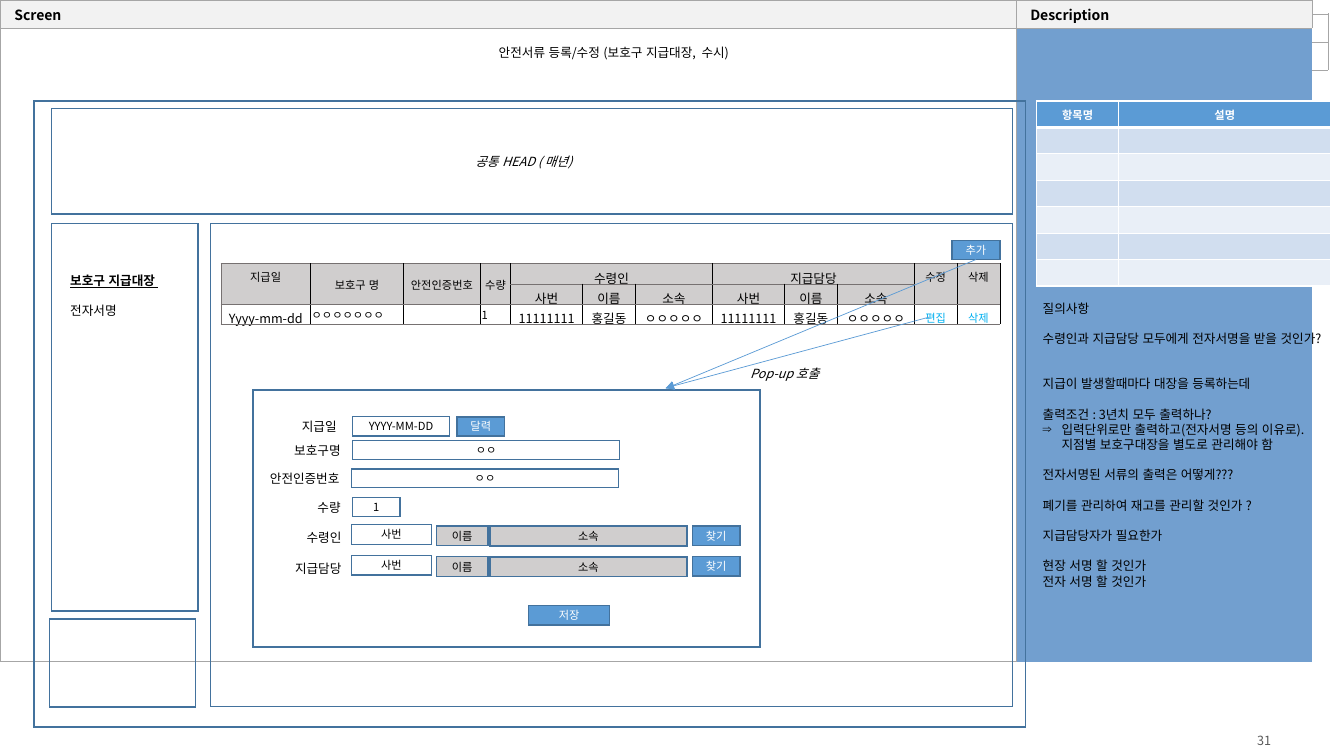
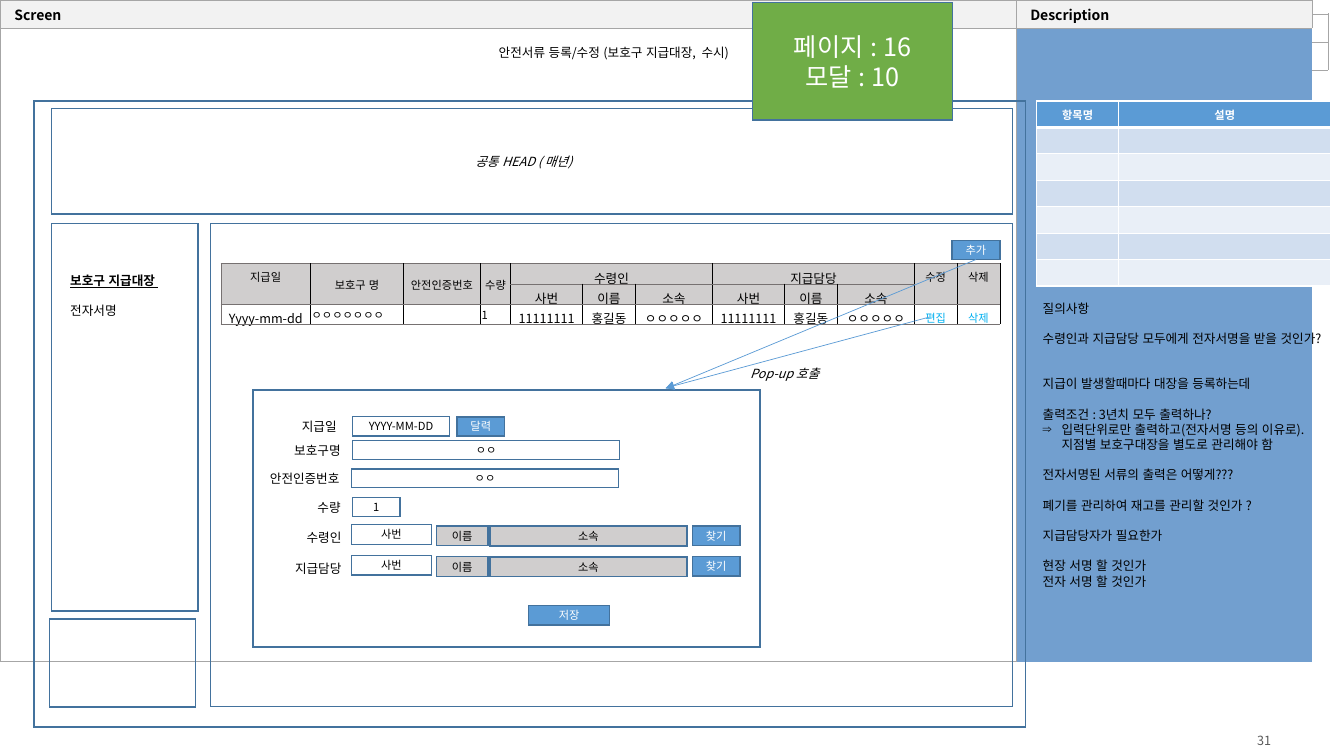
Before and after one commit to yamdeng/ktds-publish, a slide deck: slide 31 of docs/화면설계_안전서류관리_20210701.pptx. Drawn at 1344x756 pixels with LibreOffice and Linux fonts; fonts in the diff are those of the drawing. Boxes give left, top, right and bottom in pixels: in the first picture for what was removed or moved away, otherwise in the second. Text is boxed around its words. In the diff, an @@ line names an element or a change of style, - is before the commit and + after.

```diff
--- a/docs/화면설계_안전서류관리_20210701.pptx
+++ b/docs/화면설계_안전서류관리_20210701.pptx
@@ rectangle added at (x1=753, y1=3, x2=953, y2=121), fill #70AD47, outline #43739E 1 pt, 18 pt, text #FFFFFF @@
+페이지 : 16
+모달 : 10
```
Also in this commit, not shown: 36 other slides changed, 4 other files.
